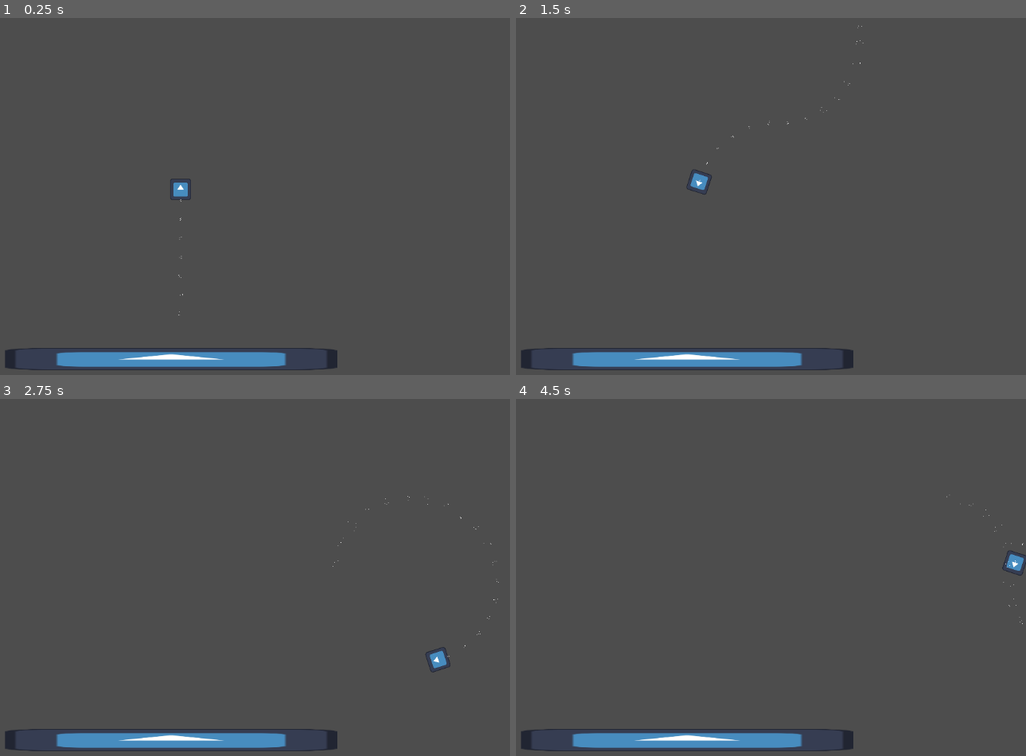
Above: before the commit, frames 1-4 (two rows, left to right).
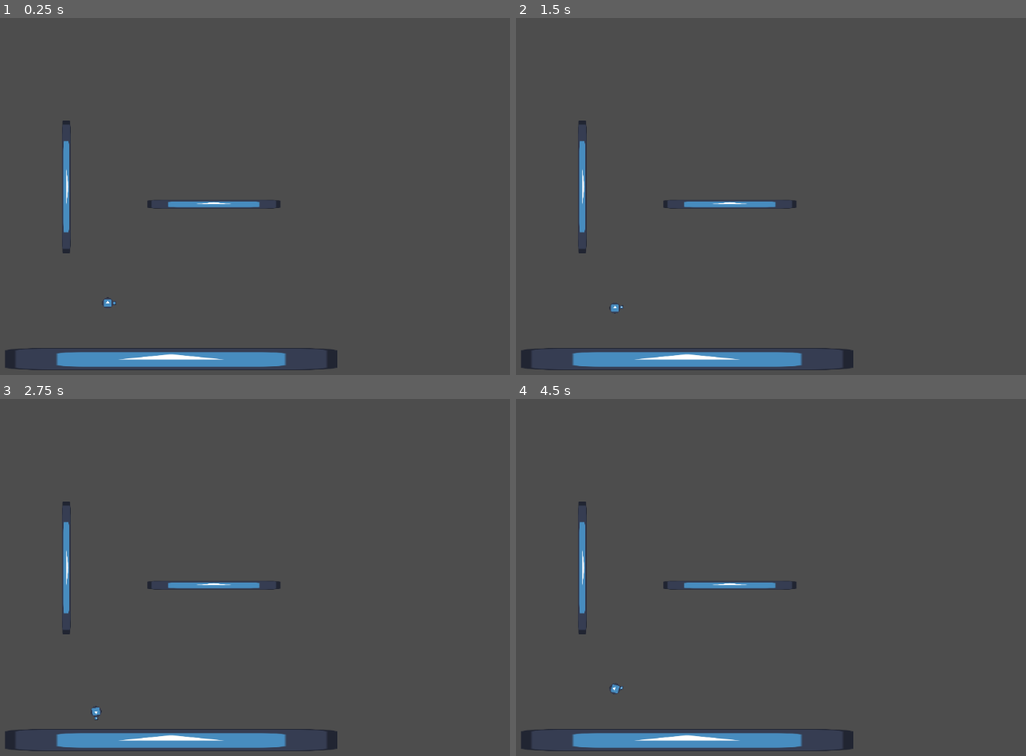
Above: after the commit, the same moments.

Repository: Juanxpeke/GD-Pirate
Game: Godot game, scene res://Debugging/Tests/Map/GrenadeSuite.tscn
Same seed, same stepped clock (60 frames per second), same inputs: the game is played once before the commit and once after it. Before the commit the project starts from res://Debugging/Tests/Map/TestSuite2D.tscn. The engine's default icon, where the game draws it, is replaced by a stand-in: a white triangle on a blue panel in a dark square.
Inputs:
- Up to frame 1 (0.25 s): no input
- Up to frame 2 (1.5 s): hold D (move_right) 0.53-1.28 s; hold Space (active, bound only after the commit) 0.53-1.28 s; hold A (move_left) from 1.28 s (still down); tap Space (active, bound only after the commit) at 1.35 s
- Up to frame 3 (2.75 s): release A (move_left) at 2.03 s; hold D (move_right) from 2.03 s (still down); hold Space (active, bound only after the commit) from 2.03 s (still down)
- Up to frame 4 (4.5 s): release Space (active, bound only after the commit) at 2.78 s; tap Space (active, bound only after the commit) at 2.85, 4.35 s; release D (move_right) at 3.53 s; hold Space (active, bound only after the commit) 3.53-4.28 s; hold A (move_left) from 3.53 s (still down)

The runs differ from the first frame. In frame 1, 1.1% of the frame differs, in the area x 12-55%, y 28-84%; in frame 2, 1.1%; in frame 3, 1.1%, in the area x 12-98%, y 27-90%; in frame 4, 1.1%.

Commit message:
Added basic 2D grenade test

Diff:
--- /dev/null
+++ b/Debugging/Tests/Entities/Grenade/Grenade.gd
@@ -0,0 +1,92 @@
+class_name Grenade
+extends RigidBody2D
+## Docstring
+
+#region Signals
+#endregion Signals
+
+#region Enums
+#endregion Enums
+
+#region Constants
+## TODO
+const MAX_CONTACTS_REPORTED : int = 6
+## TODO
+const MAX_COLLISION_OFFSET_FOR_IMPULSE : float = 32.0
+## TODO
+const MAX_ANGLE_BETWEEN_CONTACT_AND_IMPULSE : float = deg_to_rad(60)
+## TODO
+const BASE_IMPULSE_MAGNITUDE : float = 240.0
+## TODO
+const GAUGE_ROTATION_SPEED : float = deg_to_rad(640.0)
+#endregion Constants
+
+#region Exports Variables
+## TODO
+@export var initial_impulse_direction : Vector2 = Vector2.ZERO
+## TODO
+@export var initial_impulse_magnitude : float = 0.0
+## TODO
+@export var offset_impulse_factor_curve : Curve
+#endregion Exports Variables
+
+#region Public Variables
+#endregion Public Variables
+
+#region Private Variables
+#endregion Private Variables
+
+#region On Ready Variables
+@onready var collision_shape : CollisionShape2D = %CollisionShape
+@onready var gauge_pivot := %GaugePivot
+@onready var gauge := %Gauge
+@onready var gauge_ray : RayCast2D = %GaugeRay
+#endregion On Ready Variables
+
+#region Built-in Virtual Methods
+func _ready() -> void:
+	_force_physics_parameters()
+	_assert_physics_parameters()
+
+	gauge_ray.target_position.y = 0.0
+	gauge_ray.target_position.x = collision_shape.shape.radius + MAX_COLLISION_OFFSET_FOR_IMPULSE
+
+	initial_impulse_direction = initial_impulse_direction.normalized()
+	apply_impulse(initial_impulse_direction * initial_impulse_magnitude)
+
+func _physics_process(delta: float) -> void:
+	gauge_pivot.global_position = global_position
+
+	if Input.is_action_pressed("move_left"):
+		gauge_pivot.rotate(-GAUGE_ROTATION_SPEED * delta)
+	if Input.is_action_pressed("move_right"):
+		gauge_pivot.rotate(GAUGE_ROTATION_SPEED * delta)
+
+func _input(event: InputEvent) -> void:
+	if event.is_action_pressed("active"):
+		var impulse_direction : Vector2 = (global_position - gauge.global_position).normalized()
+
+		if gauge_ray.is_colliding():
+			var collision_distance : float = gauge_ray.get_collision_point().distance_to(global_position)
+			var collision_offset : float = collision_distance - collision_shape.shape.radius
+			var impulse_magnitude_factor : float = offset_impulse_factor_curve.sample(collision_offset / MAX_COLLISION_OFFSET_FOR_IMPULSE)
+			print("FACTOR: ", impulse_magnitude_factor)
+			apply_impulse(impulse_direction * impulse_magnitude_factor * BASE_IMPULSE_MAGNITUDE)
+#endregion Built-in Virtual Methods
+
+#region Public Methods
+#endregion Public Methods
+
+#region Private Methods
+func _force_physics_parameters() -> void:
+	contact_monitor = true
+	max_contacts_reported = MAX_CONTACTS_REPORTED
+
+func _assert_physics_parameters() -> void:
+	assert(contact_monitor)
+	assert(max_contacts_reported > 0)
+	assert(collision_shape.shape is CircleShape2D)
+#endregion Private Methods
+
+#region Inner Classes
+#endregion Inner Classes
--- /dev/null
+++ b/Debugging/Tests/Entities/Grenade/Grenade.tscn
@@ -0,0 +1,65 @@
+[gd_scene load_steps=8 format=3 uid="uid://dq14bk1nd2pfc"]
+
+[ext_resource type="Script" path="res://Debugging/Tests/Entities/Grenade/Grenade.gd" id="1_3aq4n"]
+[ext_resource type="Texture2D" uid="uid://ctd8u1stx423v" path="res://icon.svg" id="2_3pju2"]
+
+[sub_resource type="PhysicsMaterial" id="PhysicsMaterial_woy1r"]
+friction = 0.2
+bounce = 0.36
+
+[sub_resource type="Curve" id="Curve_43mxd"]
+_data = [Vector2(0, 1), 0.0, -3.3161, 0, 0, Vector2(1, 0), -0.12654, 0.0, 0, 0]
+point_count = 2
+
+[sub_resource type="CircleShape2D" id="CircleShape2D_iqdfu"]
+
+[sub_resource type="Shader" id="Shader_nggiv"]
+code = "shader_type canvas_item;
+
+uniform float radius : hint_range(0.0, 1.0);
+
+void fragment() {
+    vec2 uv = UV - vec2(0.5); // Center the UV coordinates
+    float dist = length(uv);
+
+    if (dist > radius) {
+        discard; // Discard pixels outside the circle
+    }
+
+    COLOR = texture(TEXTURE, UV);
+}"
+
+[sub_resource type="ShaderMaterial" id="ShaderMaterial_vrs4s"]
+shader = SubResource("Shader_nggiv")
+shader_parameter/radius = 0.5
+
+[node name="Grenade" type="RigidBody2D"]
+mass = 0.38
+physics_material_override = SubResource("PhysicsMaterial_woy1r")
+can_sleep = false
+script = ExtResource("1_3aq4n")
+offset_impulse_factor_curve = SubResource("Curve_43mxd")
+
+[node name="CollisionShape" type="CollisionShape2D" parent="."]
+unique_name_in_owner = true
+shape = SubResource("CircleShape2D_iqdfu")
+
+[node name="Sprite" type="Sprite2D" parent="."]
+material = SubResource("ShaderMaterial_vrs4s")
+position = Vector2(1.78814e-07, 2.98023e-07)
+scale = Vector2(0.15625, 0.15625)
+texture = ExtResource("2_3pju2")
+
+[node name="Node" type="Node" parent="."]
+
+[node name="GaugePivot" type="Marker2D" parent="Node"]
+unique_name_in_owner = true
+
+[node name="Gauge" type="Sprite2D" parent="Node/GaugePivot"]
+unique_name_in_owner = true
+position = Vector2(12, 0)
+scale = Vector2(0.05, 0.05)
+texture = ExtResource("2_3pju2")
+
+[node name="GaugeRay" type="RayCast2D" parent="Node/GaugePivot"]
+unique_name_in_owner = true
--- a/Debugging/Tests/Entities/Missile/Missile.gd
+++ b/Debugging/Tests/Entities/Missile/Missile.gd
@@ -1,3 +1,4 @@
+class_name Missile
 extends CharacterBody2D
 ## Docstring
 
@@ -11,8 +12,8 @@
 #endregion Constants
 
 #region Exports Variables
-@export var movement_speed : float = 900.0
-@export var rotation_speed : float = deg_to_rad(360.0)
+@export var movement_speed : float = 1080.0
+@export var rotation_speed : float = deg_to_rad(480.0)
 #endregion Exports Variables
 
 #region Public Variables
--- /dev/null
+++ b/Debugging/Tests/Map/GrenadeSuite.tscn
@@ -0,0 +1,54 @@
+[gd_scene load_steps=4 format=3 uid="uid://rnrsdha65t05"]
+
+[ext_resource type="Texture2D" uid="uid://ctd8u1stx423v" path="res://icon.svg" id="1_kxy5j"]
+[ext_resource type="PackedScene" uid="uid://dq14bk1nd2pfc" path="res://Debugging/Tests/Entities/Grenade/Grenade.tscn" id="2_bf6nw"]
+
+[sub_resource type="RectangleShape2D" id="RectangleShape2D_e2myy"]
+size = Vector2(600, 40)
+
+[node name="GrenadeSuite" type="Node2D"]
+
+[node name="Camera" type="Camera2D" parent="."]
+anchor_mode = 0
+
+[node name="Floor" type="StaticBody2D" parent="."]
+position = Vector2(540, 619)
+metadata/_edit_group_ = true
+
+[node name="CollisionShape" type="CollisionShape2D" parent="Floor"]
+shape = SubResource("RectangleShape2D_e2myy")
+
+[node name="Sprite" type="Sprite2D" parent="Floor"]
+position = Vector2(-2, -9.53674e-07)
+scale = Vector2(4.70313, 0.3125)
+texture = ExtResource("1_kxy5j")
+
+[node name="Wall" type="StaticBody2D" parent="."]
+position = Vector2(348, 307)
+rotation = 1.5708
+scale = Vector2(0.4, 0.4)
+metadata/_edit_group_ = true
+
+[node name="CollisionShape" type="CollisionShape2D" parent="Wall"]
+shape = SubResource("RectangleShape2D_e2myy")
+
+[node name="Sprite" type="Sprite2D" parent="Wall"]
+position = Vector2(-2, -9.53674e-07)
+scale = Vector2(4.70313, 0.3125)
+texture = ExtResource("1_kxy5j")
+
+[node name="Floor2" type="StaticBody2D" parent="."]
+position = Vector2(616, 338)
+scale = Vector2(0.4, 0.4)
+metadata/_edit_group_ = true
+
+[node name="CollisionShape" type="CollisionShape2D" parent="Floor2"]
+shape = SubResource("RectangleShape2D_e2myy")
+
+[node name="Sprite" type="Sprite2D" parent="Floor2"]
+position = Vector2(-2, -9.53674e-07)
+scale = Vector2(4.70313, 0.3125)
+texture = ExtResource("1_kxy5j")
+
+[node name="Grenade" parent="." instance=ExtResource("2_bf6nw")]
+position = Vector2(423, 489)
--- a/project.godot
+++ b/project.godot
@@ -11,7 +11,7 @@
 [application]
 
 config/name="GD-Pirate"
-run/main_scene="res://Debugging/Tests/Map/TestSuite2D.tscn"
+run/main_scene="res://Debugging/Tests/Map/GrenadeSuite.tscn"
 config/features=PackedStringArray("4.3", "GL Compatibility")
 config/icon="res://icon.svg"
 
@@ -31,6 +31,11 @@
 "events": [Object(InputEventKey,"resource_local_to_scene":false,"resource_name":"","device":-1,"window_id":0,"alt_press …(192 unchanged characters)…
 ]
 }
+active={
+"deadzone": 0.5,
+"events": [Object(InputEventKey,"resource_local_to_scene":false,"resource_name":"","device":-1,"window_id":0,"alt_pressed":false,"shift_pressed":false,"ctrl_pressed":false,"meta_pressed":false,"pressed":false,"keycode":0,"physical_keycode":32,"key_label":0,"unicode":32,"location":0,"echo":false,"script":null)
+]
+}
 
 [rendering]
 
Not shown: 3 places in Debugging/Tests/Map/MissileSuite.tscn that only renumber resources
